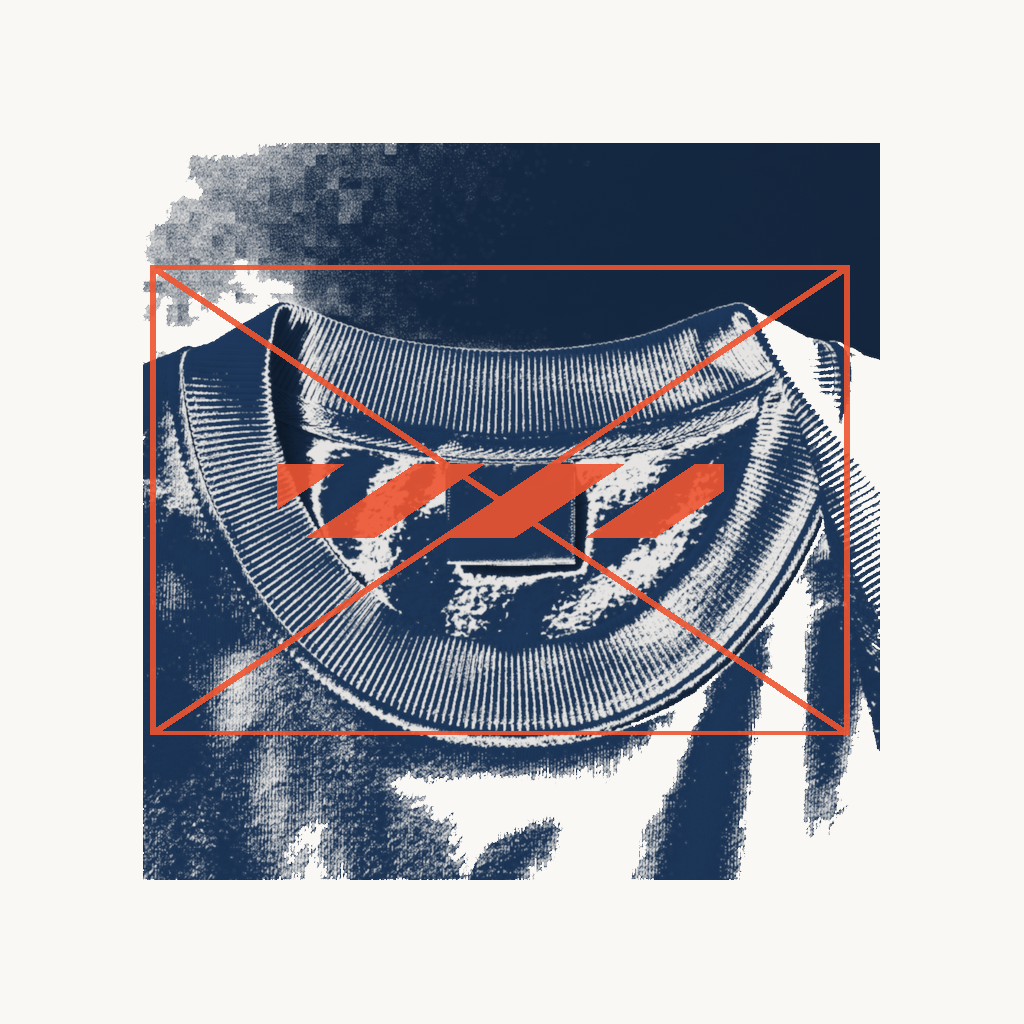
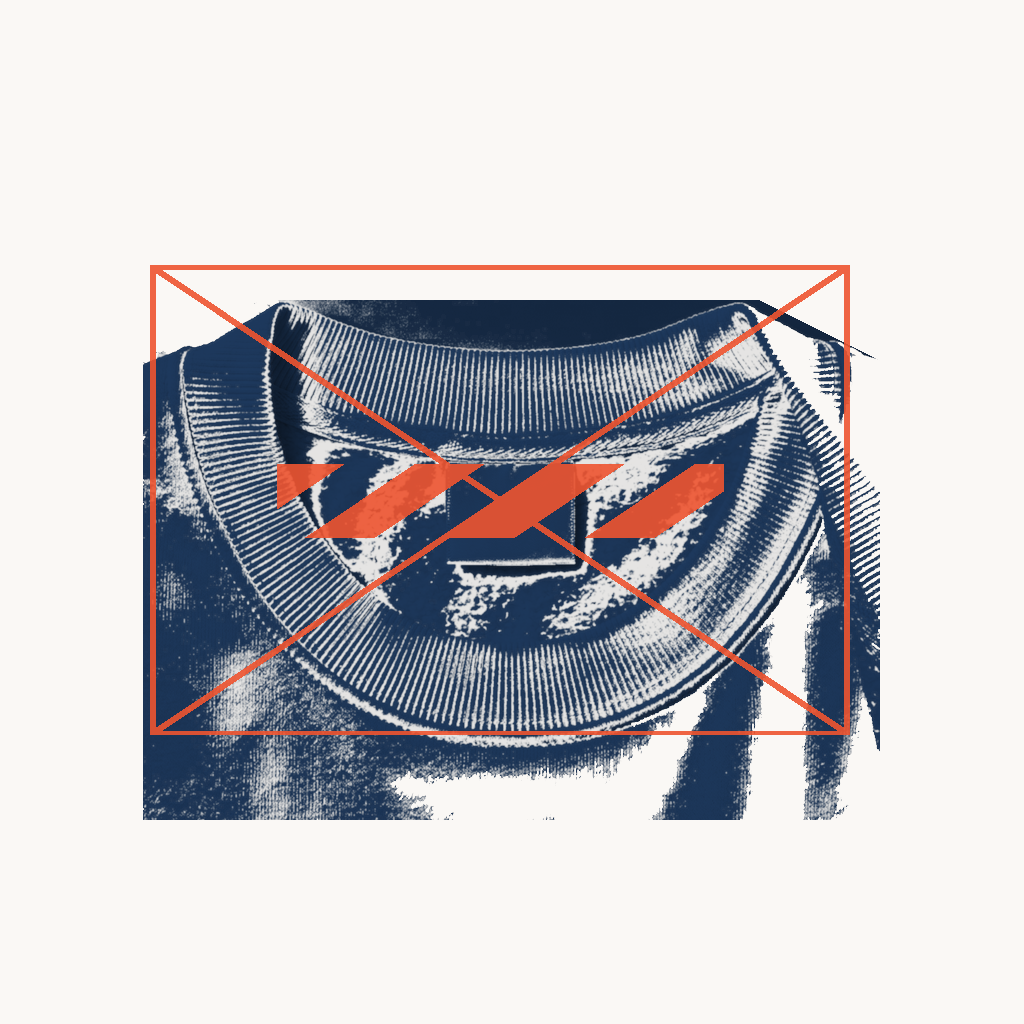
Layer changes from the first (1024, 1024) image to the second:
painted on "10 Product Base - hoodie - navy - neck-label" over (143, 143, 880, 880)